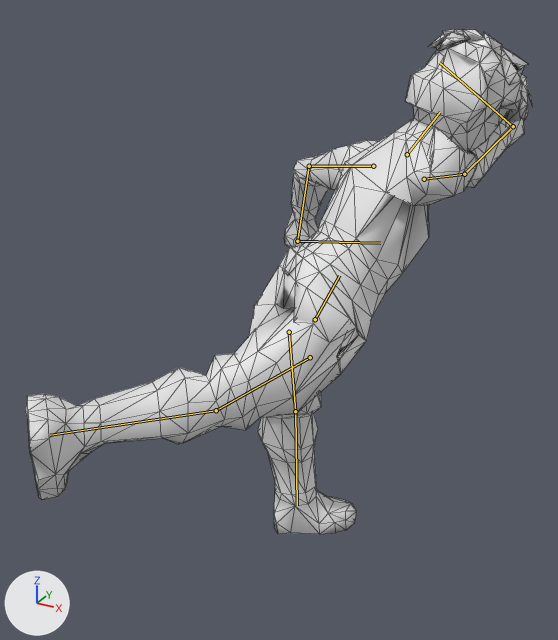
The glTF model public/models/steve/human_male_new.glb as it was, and as the next commit left it.
Before and after are seen from a 50 mm lens placed at (4.76, -6.13, 6.34), pointed at (1.21, 0.32, 3.12). The axes (+X, +Y, +Z) are drawn at lower left. The lights are the same throughout. The first picture is the older version. Both versions are drawn at frame 313 of the action 'ArmatureAction.001'; the numbers are the values there. The bones that change, and the others that lie on the model, are drawn over the model as lines. Mesh edges are drawn as thin lines.

Objects in the first picture: 'MAN_1'.
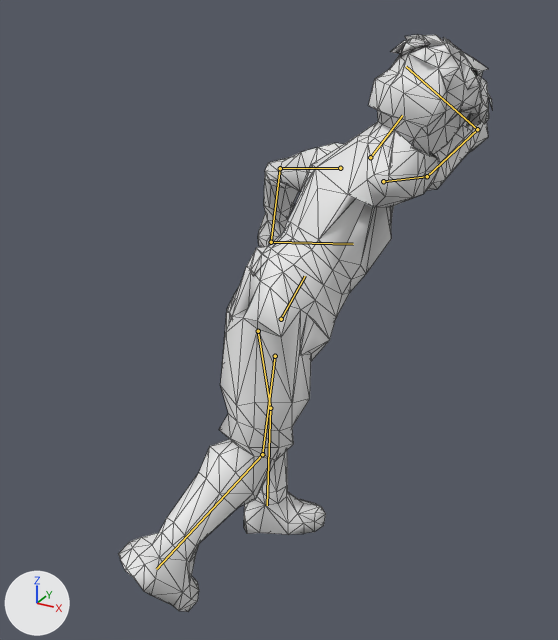
Changed parts and their boxes (x1, y1, x2, y2) in the pictures (558 x 640 px):
'MAN_1', posed (26% narrower, 14% taller)
    before: (26, 29, 532, 534)
    after: (118, 35, 493, 612)
bone 'Body', root to tip
    before: (315, 319) to (339, 275)
    after: (281, 319) to (305, 276)
bone 'UpperLeg.L', root to tip
    before: (289, 332) to (295, 411)
    after: (258, 331) to (270, 408)
bone 'LowerLeg.L', root to tip
    before: (295, 411) to (297, 505)
    after: (270, 408) to (267, 505)
bone 'UpperLeg.R', root to tip
    before: (310, 357) to (216, 410)
    after: (275, 356) to (262, 454)
bone 'LowerLeg.R', root to tip
    before: (216, 410) to (50, 435)
    after: (262, 454) to (156, 569)

The change, as a list of edits to the scene's bpy script:
```text
Change bone_body:
    where bone_body = bpy.data.objects['Armature'].pose.bones['Body']
    bone_body.location: (0.54, 0.0, 1.58) -> (0.5, -0.06, 1.2)
Change bone_upperleg_l:
    where bone_upperleg_l = bpy.data.objects['Armature'].pose.bones['UpperLeg.L']  # child of 'Body'
    bone_upperleg_l.rotation_quaternion: (0.937, -0.161, 0.101, 0.294) -> (0.916, -0.061, -0.186, 0.35)  # degrees (-15, 16, 33) -> degrees (-15, -17, 44)
Change bone_lowerleg_l:
    where bone_lowerleg_l = bpy.data.objects['Armature'].pose.bones['LowerLeg.L']  # child of 'UpperLeg.L'
    bone_lowerleg_l.rotation_quaternion: (0.999, 0.044, 0.015, 0.025) -> (0.947, 0.05, 0.313, -0.052)  # degrees (5, 2, 3) -> degrees (4, 37, -5)
Change bone_upperleg_r:
    where bone_upperleg_r = bpy.data.objects['Armature'].pose.bones['UpperLeg.R']  # child of 'Body'
    bone_upperleg_r.rotation_quaternion: (0.927, -0.042, -0.207, -0.309) -> (0.959, 0.024, -0.215, 0.185)  # degrees (3, -24, -37) -> degrees (-2, -25, 22)
Change bone_lowerleg_r:
    where bone_lowerleg_r = bpy.data.objects['Armature'].pose.bones['LowerLeg.R']  # child of 'UpperLeg.R'
    bone_lowerleg_r.rotation_quaternion: (0.987, -0.047, -0.029, -0.15) -> (0.946, -0.061, -0.025, -0.318)  # degrees (-5, -4, -17) -> degrees (-6, -5, -37)
```
